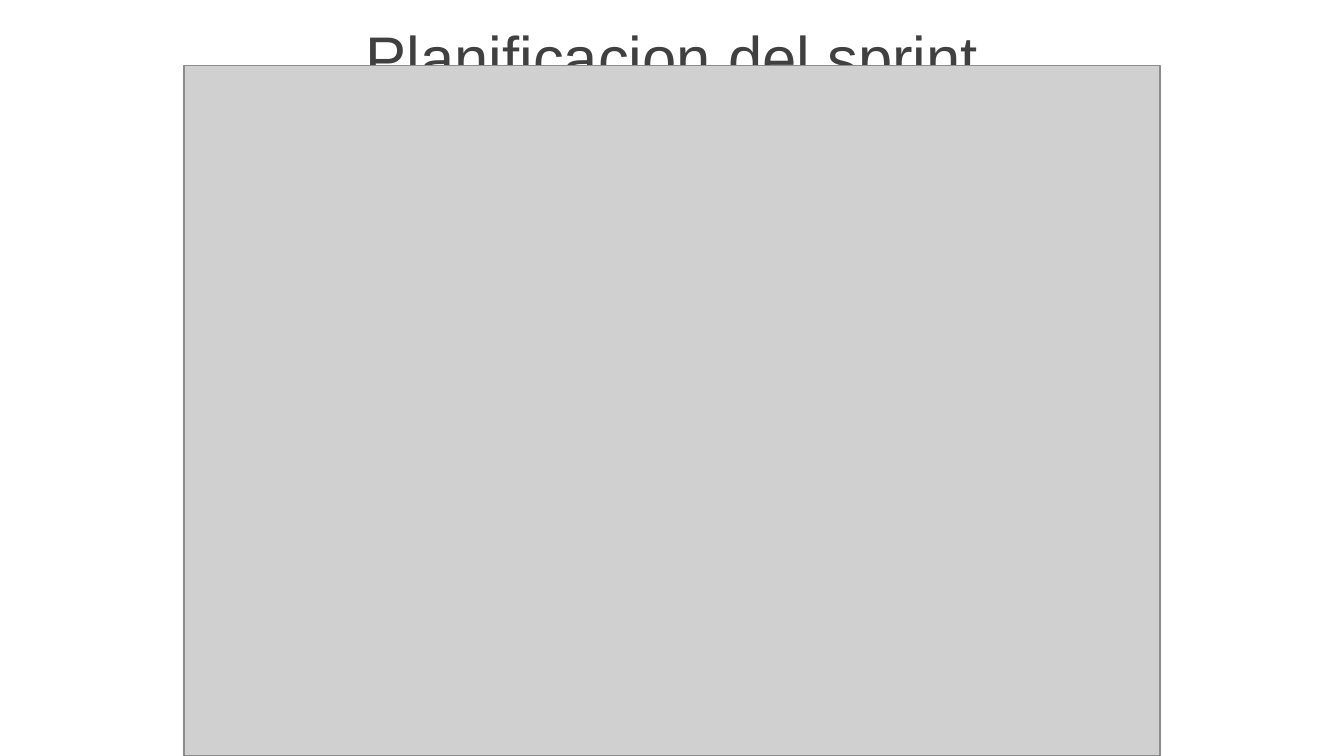
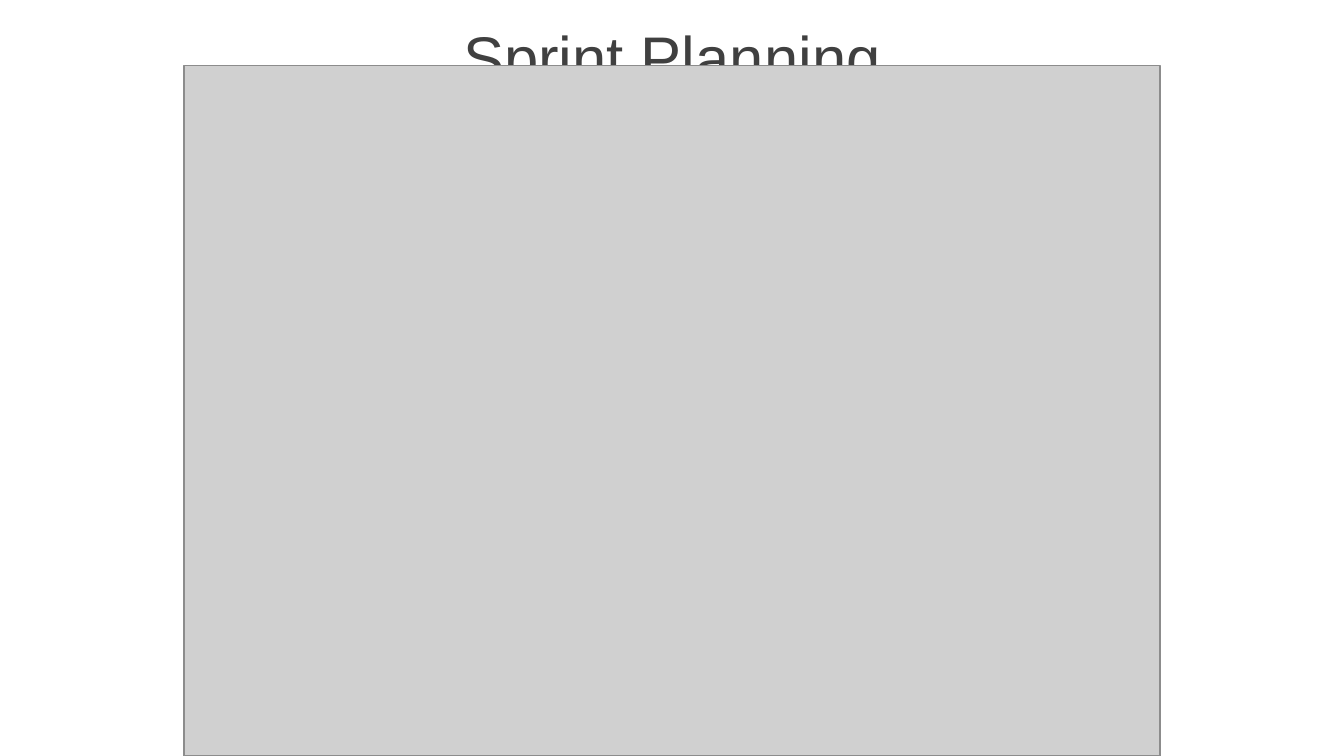
Before and after one commit to JavierMartinez127/Repositorio_Grupo2_ISW, a slide deck: slide 11 of Trabajos Conceptuales/TC_01/Recursos/GRUPO2_TC_01_PECHA_CUCHA_FRAMEWORK_ESCALAR_SCRUM.pptx. Drawn at 1344x756 pixels with LibreOffice and Linux fonts; fonts in the diff are those of the drawing; grey boxes stand for pictures; background and template pictures are left out. Boxes give left, top, right and bottom in pixels: in the first picture for what was removed or moved away, otherwise in the second. Text is boxed around its words. In the diff, an @@ line names an element or a change of style, - is before the commit and + after.

Commit message:
Eventos Sprint

```diff
--- a/Trabajos Conceptuales/TC_01/Recursos/GRUPO2_TC_01_PECHA_CUCHA_FRAMEWORK_ESCALAR_SCRUM.pptx
+++ b/Trabajos Conceptuales/TC_01/Recursos/GRUPO2_TC_01_PECHA_CUCHA_FRAMEWORK_ESCALAR_SCRUM.pptx
@@ text at <box>463,31,881,66</box>: text changed @@
-Planificacion del sprint
+Sprint Planning
```
Also in this commit, not shown: 4 slides added, 4 slides removed, 2 other files.
